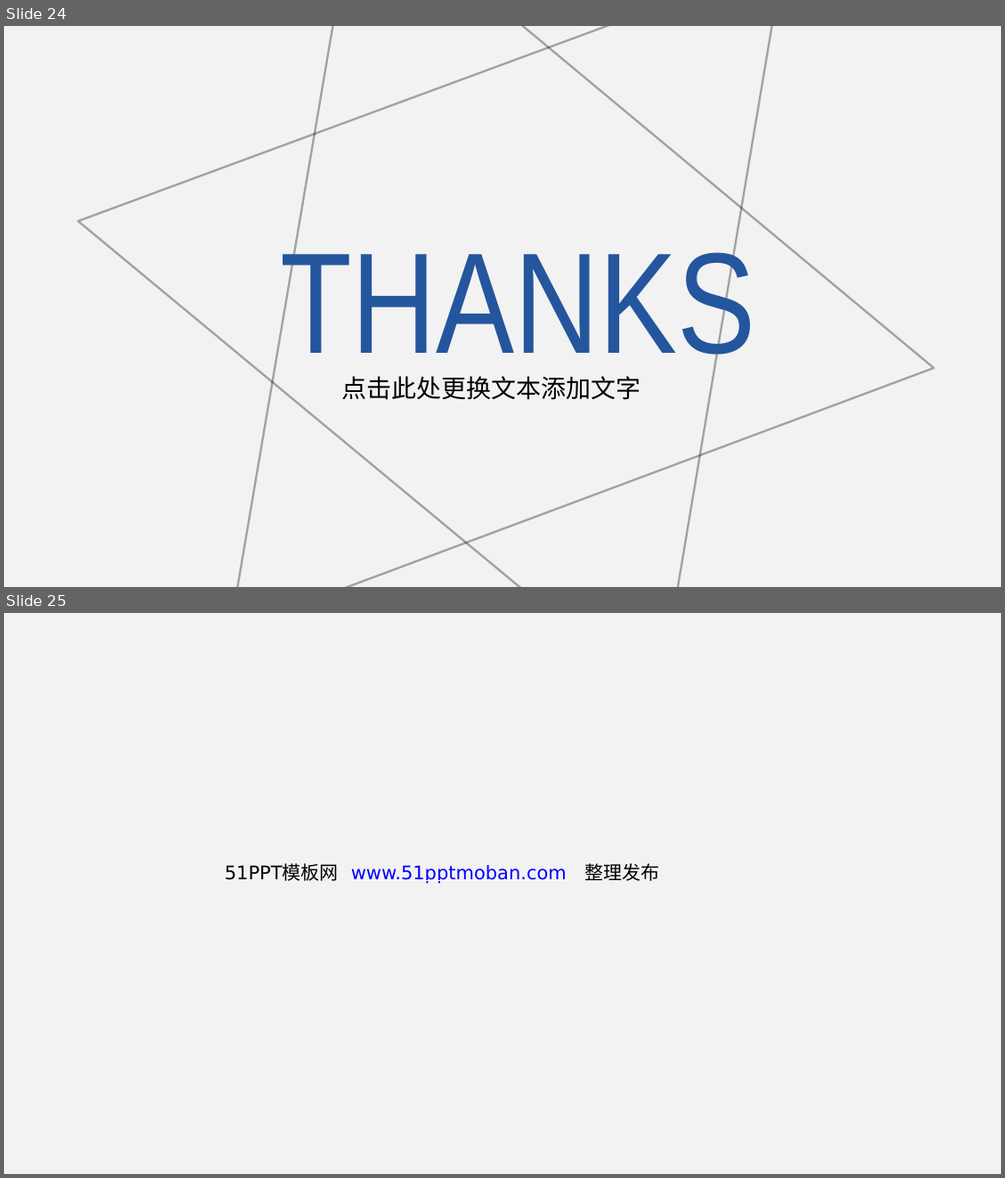
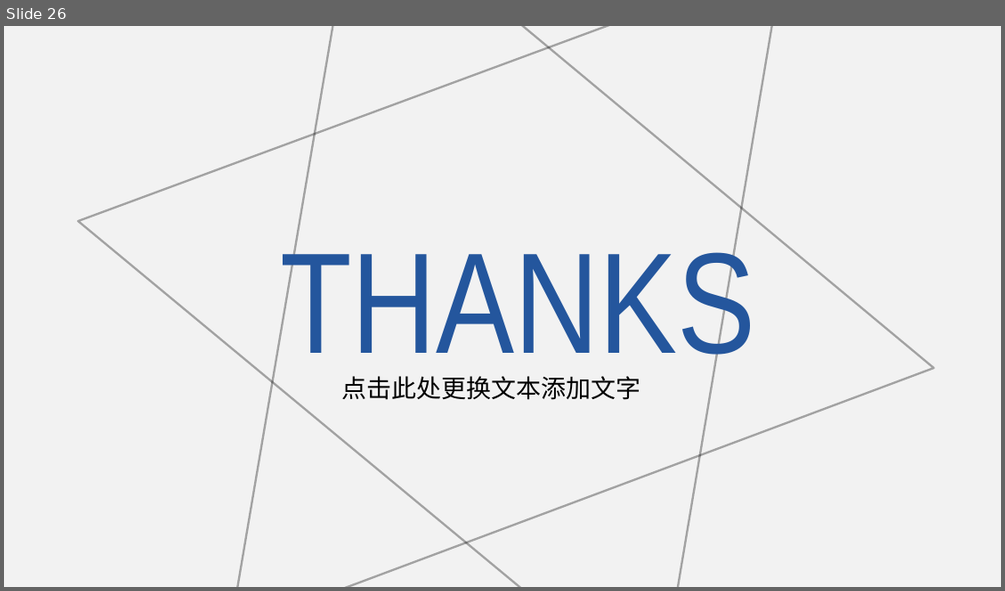
Before and after one commit to 25th-engineer/DaChuangFiles, a slide deck: 大创申报答辩.pptx. Shown one above the other, each under a label of ours: slides 24 and 25 before the commit, slide 26 after it. The pictures are 1005x1178 and 1005x591 pixels, drawn with LibreOffice and Linux fonts; fonts in the diff are those of the drawing. Boxes give left, top, right and bottom in pixels: in the first picture for what was removed or moved away, otherwise in the second. Text is boxed around its words. In the diff, an @@ line names an element or a change of style, - is before the commit and + after.

```diff
--- a/大创申报答辩.pptx
+++ b/大创申报答辩.pptx
@@ slide 25 removed at bbox=[4, 613, 1001, 1174], background #F2F2F2 @@
@@ text removed at bbox=[225, 863, 659, 884] @@
-51PPT模板网 www.51pptmoban.com 整理发布
@@ what was slide 24 is now slide 26 @@
```
Also in this commit, not shown: 2 slides changed, 6 slides added, 4 other slides removed.
